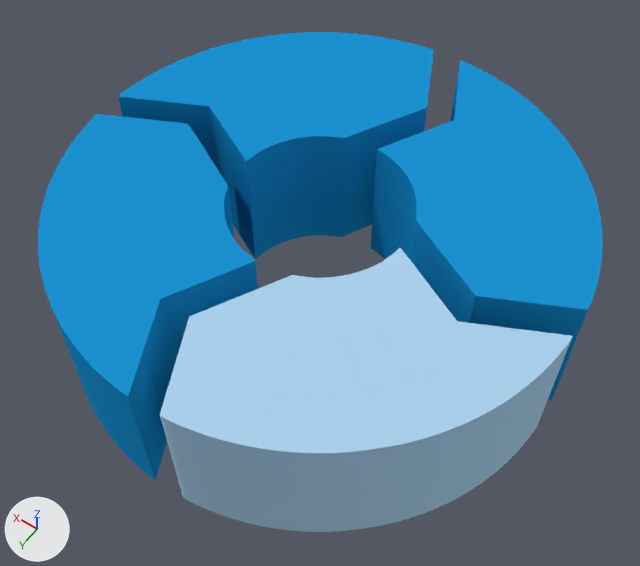
The Blender file blender/digilean3d.blend, before and after one commit.
Before and after are seen from a 50 mm camera at (-0.0439, 0.0623, 0.0909) aimed at (-0.0015, 0.0029, -0.0024). The lights are fixed; the arrows at lower left show +X, +Y and +Z.

The scene before the commit, as lines of its bpy script (objects in view):
```python
ob_curve = bpy.data.objects.new('Curve', cu_curve)
ob_curve.location = (-0.0358, -0.0358, 0.0)
ob_curve_001 = bpy.data.objects.new('Curve.001', cu_curve_001)
ob_curve_001.location = (-0.0358, -0.0358, 0.0)
ob_curve_002 = bpy.data.objects.new('Curve.002', cu_curve_002)
ob_curve_002.location = (-0.0358, -0.0358, 0.0)
ob_curve_003 = bpy.data.objects.new('Curve.003', cu_curve_003)
ob_curve_003.location = (-0.0358, -0.0358, 0.0)
```
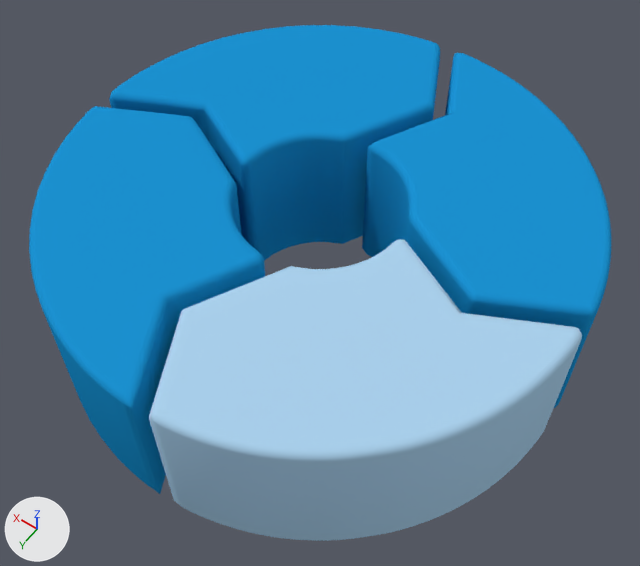
Where the change shows, as pixel boxes (x1, y1, x2, y2) in the pictures (640 x 566 px):
```json
{"object": "Curve.001", "change": "reshaped", "before": [160, 248, 573, 532], "after": [149, 239, 582, 541], "on screen": "6% taller"}
{"object": "Curve", "change": "reshaped", "before": [38, 114, 258, 480], "after": [29, 106, 265, 494], "on screen": "7% wider"}
{"object": "Curve.002", "change": "reshaped", "before": [371, 60, 603, 400], "after": [362, 53, 611, 408], "on screen": "7% wider"}
{"object": "Curve.003", "change": "reshaped", "before": [118, 32, 433, 259], "after": [109, 25, 440, 261]}
```

The change, as JSON lines over the scene's bpy script:
```json
{"op": "add", "block": "cu_curve", "code": "cu_curve.bevel_depth = 0.001"}
{"op": "add", "block": "cu_curve_001", "code": "cu_curve_001.bevel_depth = 0.001"}
{"op": "add", "block": "cu_curve_002", "code": "cu_curve_002.bevel_depth = 0.001"}
{"op": "add", "block": "cu_curve_003", "code": "cu_curve_003.bevel_depth = 0.001"}
```
